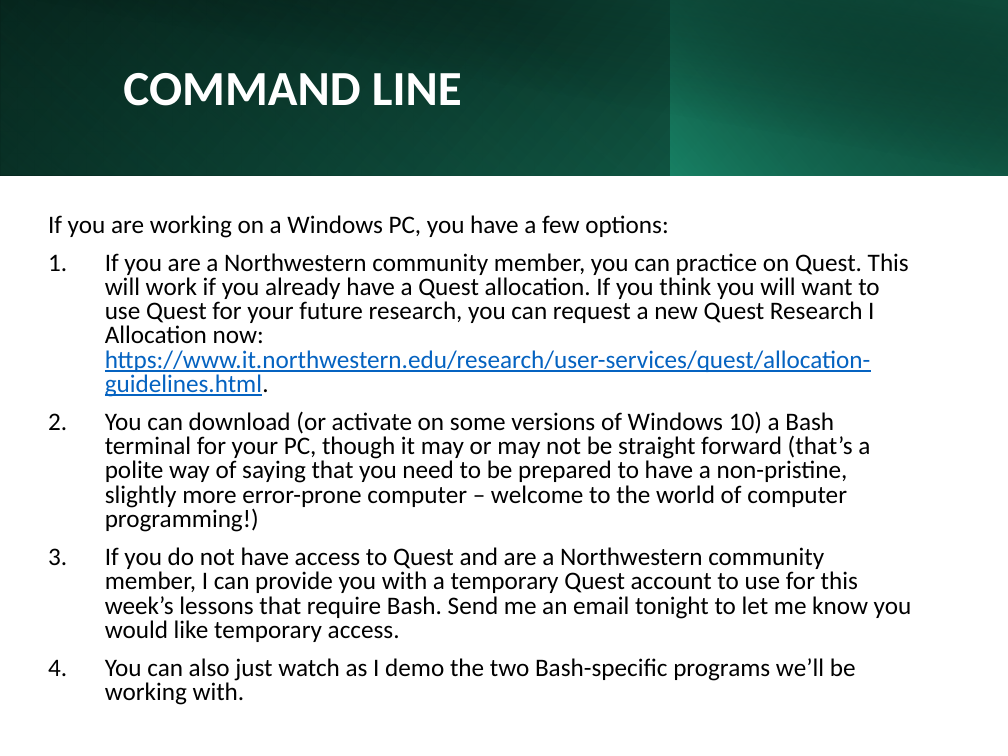
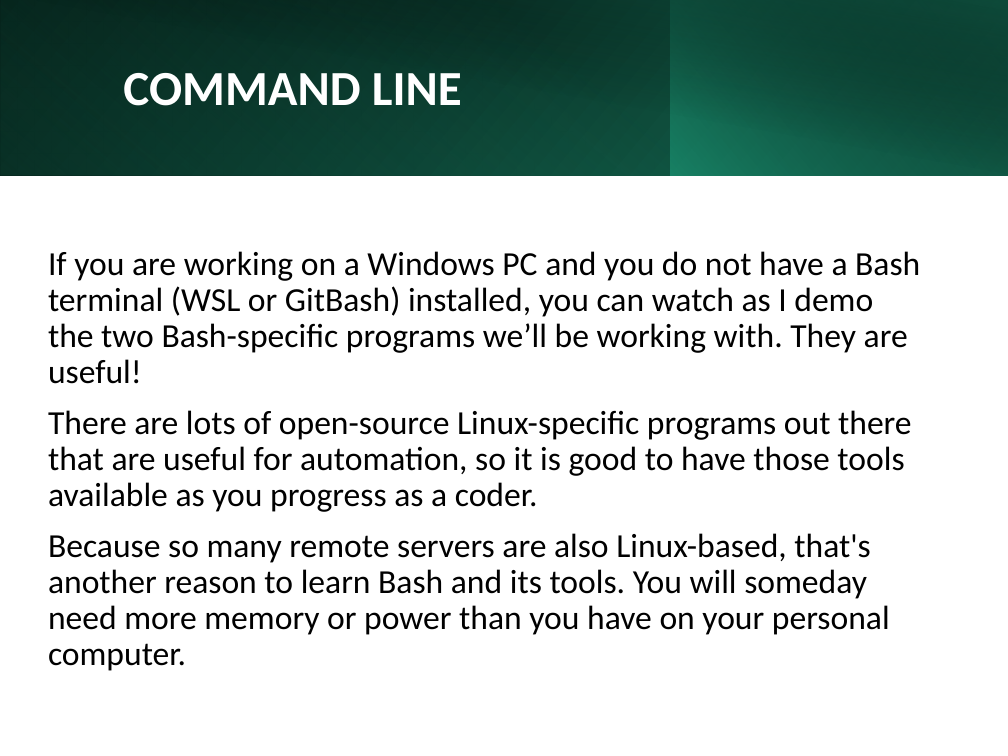
Before and after one commit to aGitHasNoName/PythonForAutomation, a slide deck: slide 11 of Day1Slides.pptx. Drawn at 1008x756 pixels with LibreOffice and Linux fonts; fonts in the diff are those of the drawing. Boxes give left, top, right and bottom in pixels: in the first picture for what was removed or moved away, otherwise in the second. Text is boxed around its words. In the diff, an @@ line names an element or a change of style, - is before the commit and + after.

```diff
--- a/Day1Slides.pptx
+++ b/Day1Slides.pptx
@@ text at <box>48,251,920,671</box>: text changed; size 18 to 24 pt @@
-If you are working on a Windows PC, you have a few options:
-1. If you are a Northwestern community member, you can practice on Quest. This will work if you already have a Quest allocation. If you think you will want to use Quest for your future research, you can request a new Quest Research I Allocation now: https://www.it.northwestern.edu/research/user-services/quest/allocation-guidelines.html.
-2. You can download (or activate on some versions of Windows 10) a Bash terminal for your PC, though it may or may not be straight forward (that’s a polite way of saying that you need to be prepared to have a non-pristine, slightly more error-prone computer – welcome to the world of computer programming!)
-3. If you do not have access to Quest and are a Northwestern community member, I can provide you with a temporary Quest account to use for this week’s lessons that require Bash. Send me an email tonight to let me know you would like temporary access.
-4. You can also just watch as I demo the two Bash-specific programs we’ll be working with.
+If you are working on a Windows PC and you do not have a Bash terminal (WSL or GitBash) installed, you can watch as I demo the two Bash-specific programs we’ll be working with. They are useful!
+There are lots of open-source Linux-specific programs out there that are useful for automation, so it is good to have those tools available as you progress as a coder.
+Because so many remote servers are also Linux-based, that's another reason to learn Bash and its tools. You will someday need more memory or power than you have on your personal computer.
```
Also in this commit, not shown: 11 other slides changed, 12 other files.
